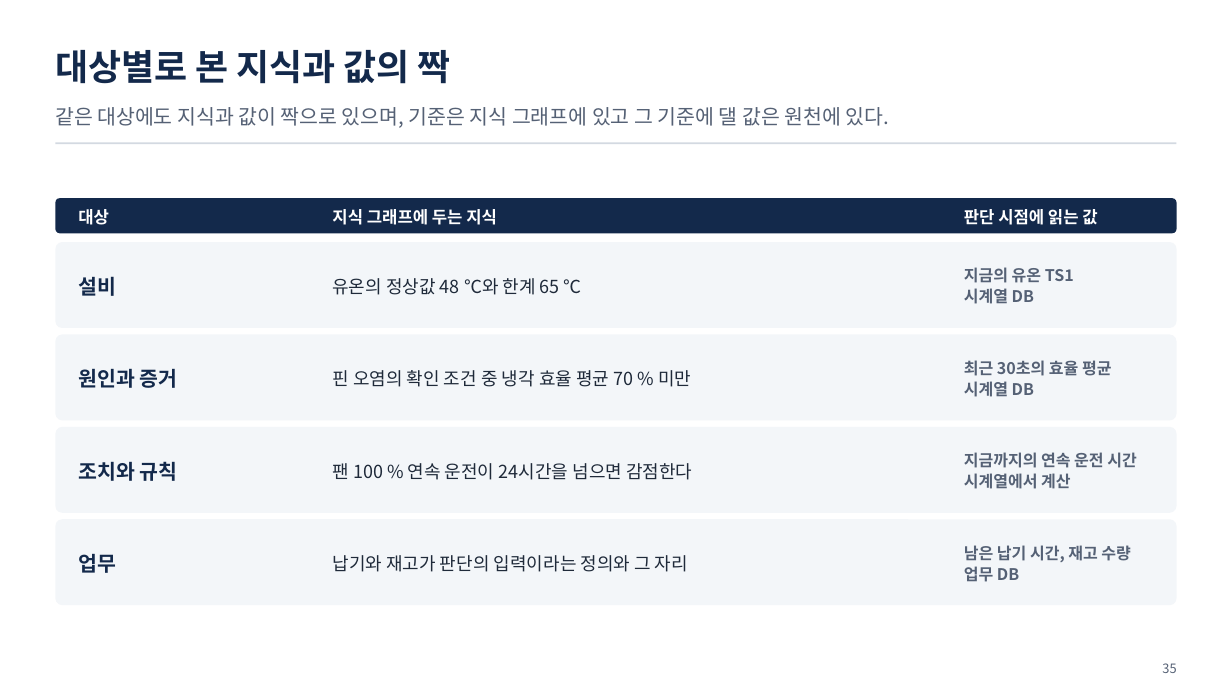
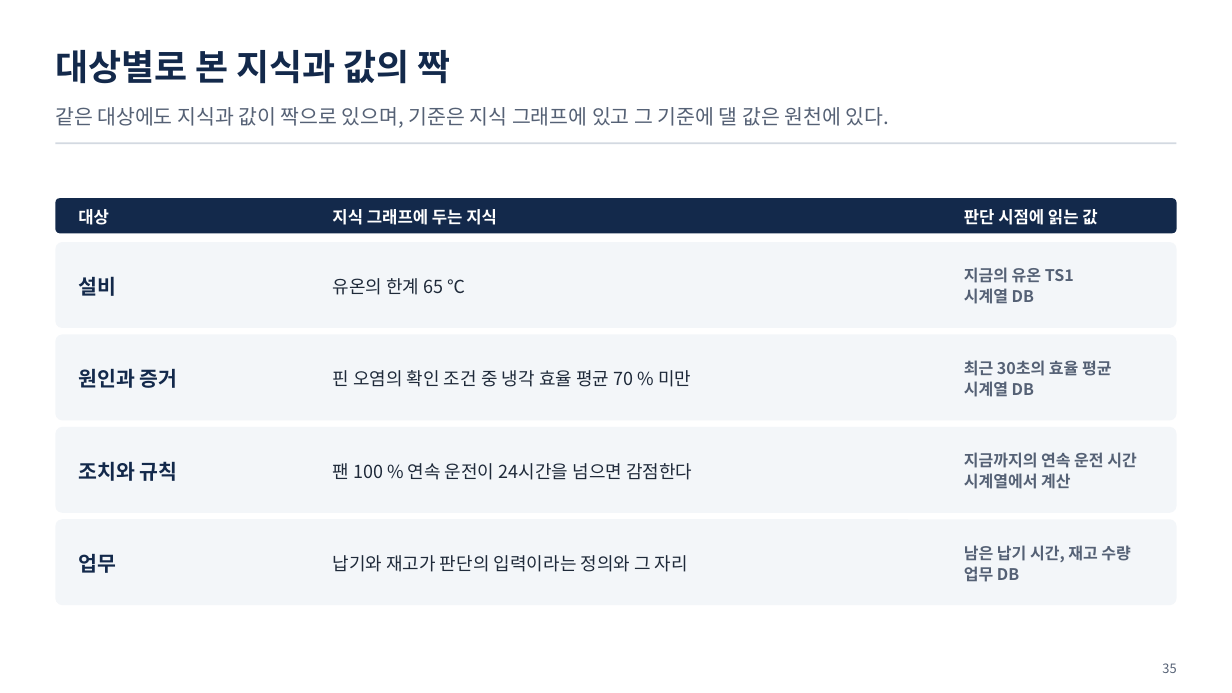
Before and after one commit to uengine-oss/hyd-iot-edu, a slide deck: slide 35 of 산출물/통합반/이론/04회차/통합반_04일차.pptx. Drawn at 1232x693 pixels with LibreOffice and Linux fonts; fonts in the diff are those of the drawing. Boxes give left, top, right and bottom in pixels: in the first picture for what was removed or moved away, otherwise in the second. Text is boxed around its words. In the diff, an @@ line names an element or a change of style, - is before the commit and + after.

```diff
--- a/산출물/통합반/이론/04회차/통합반_04일차.pptx
+++ b/산출물/통합반/이론/04회차/통합반_04일차.pptx
@@ text at bbox=[332, 278, 465, 295]: text changed @@
-유온의 정상값 48 ℃와 한계 65 ℃
+유온의 한계 65 ℃
```
Also in this commit, not shown: 11 other slides changed, 5 other files.
